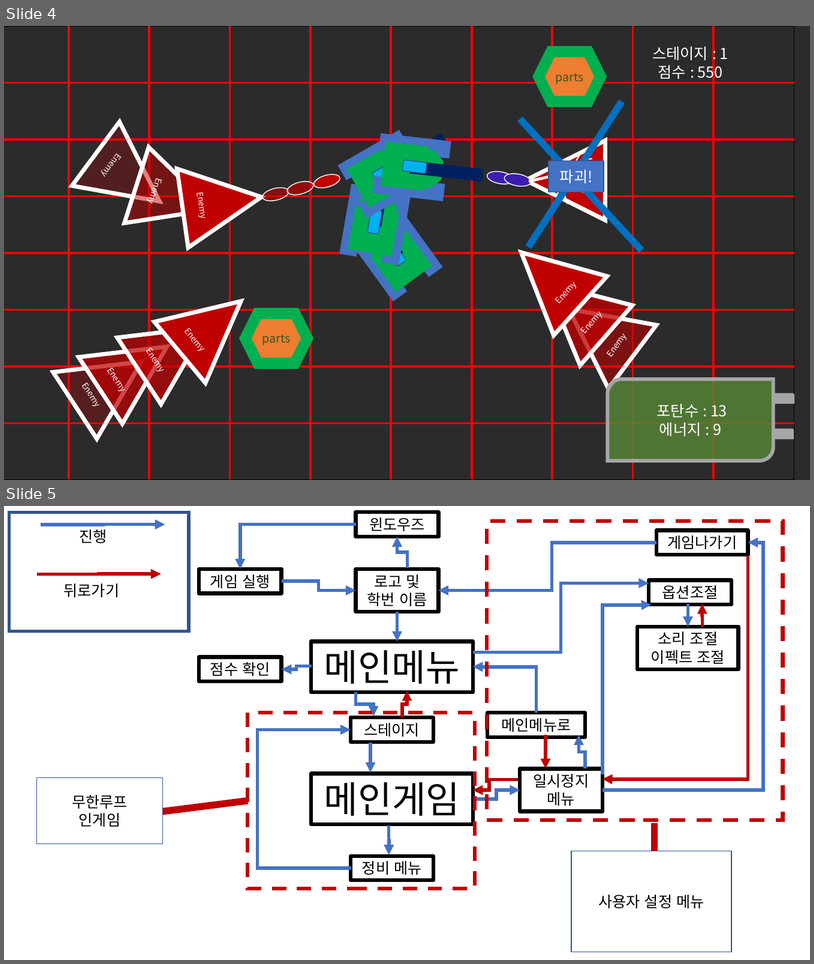
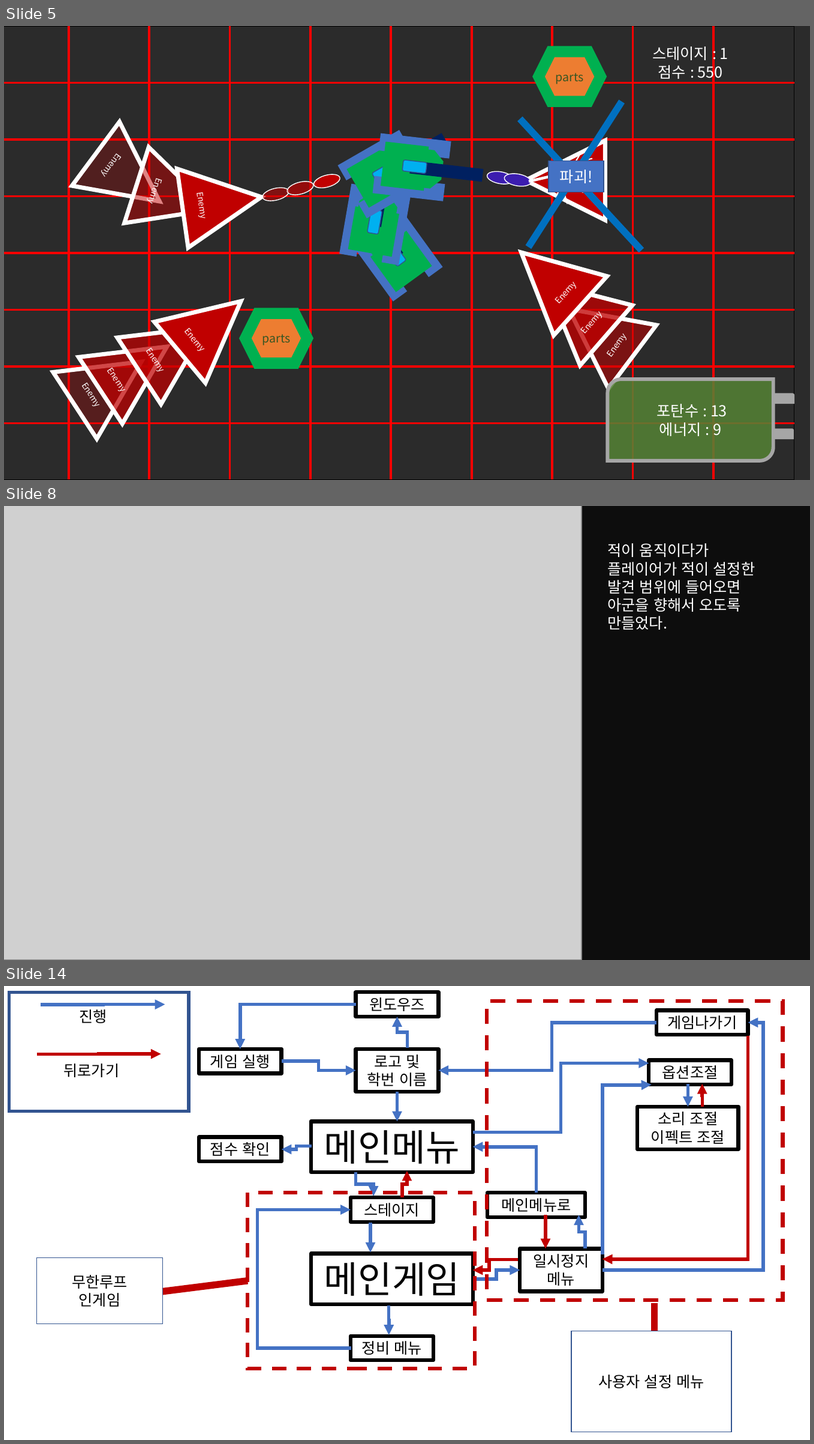
Before and after one commit to andy2276/kim, a slide deck: 2Dproject/20180925_2DprojectPPT_ver6_ppt.pptx. Shown one above the other, each under a label of ours: slides 4 and 5 before the commit, slides 5, 8 and 14 after it; the slides between them are not shown. The pictures are 814x964 and 814x1444 pixels, drawn with LibreOffice and Linux fonts; fonts in the diff are those of the drawing; grey boxes stand for pictures; background and template pictures are left out; a plain dark background stands for a picture behind light text. Boxes give left, top, right and bottom in pixels: in the first picture for what was removed or moved away, otherwise in the second. Text is boxed around its words. In the diff, an @@ line names an element or a change of style, - is before the commit and + after.

```diff
--- a/2Dproject/20180925_2DprojectPPT_ver6_ppt.pptx
+++ b/2Dproject/20180925_2DprojectPPT_ver6_ppt.pptx
@@ slide 8 added at box(4, 506, 810, 960), background #FFFFFF @@
@@ rectangle added at box(4, 506, 810, 960), fill #0D0D0D, outline #0D0D0D 1 pt @@
@@ picture added at box(4, 506, 582, 960) @@
@@ text added at box(608, 543, 756, 630), 18 pt, text #FFFFFF @@
+적이 움직이다가 플레이어가 적이 설정한 발견 범위에 들어오면 아군을 향해서 오도록 만들었다.
@@ what was slide 4 is now slide 5 @@
@@ what was slide 5 is now slide 14 @@
```
Also in this commit, not shown: 12 other slides added, 7 other files.
